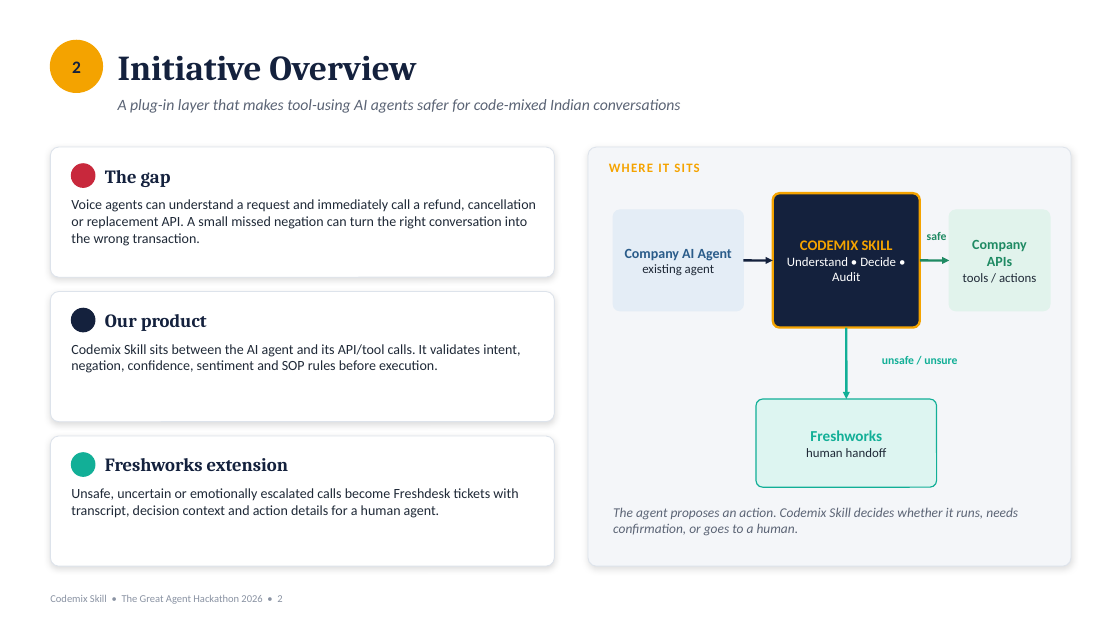
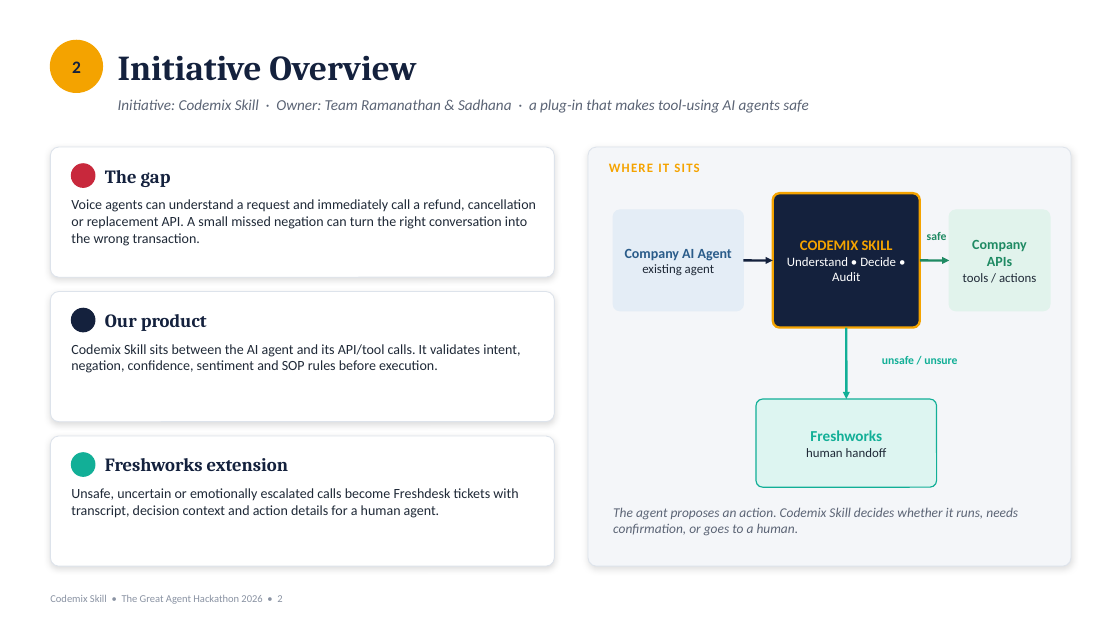
Before and after one commit to ramanathanmani/great-agent-hackathon-2026, a slide deck: slide 2 of docs/presentation/CodemixSkill-Judge-Ready.pptx. Drawn at 1120x630 pixels with LibreOffice and Linux fonts; fonts in the diff are those of the drawing. Boxes give left, top, right and bottom in pixels: in the first picture for what was removed or moved away, otherwise in the second. Text is boxed around its words. In the diff, an @@ line names an element or a change of style, - is before the commit and + after.

```diff
--- a/docs/presentation/CodemixSkill-Judge-Ready.pptx
+++ b/docs/presentation/CodemixSkill-Judge-Ready.pptx
@@ text at box(118, 99, 808, 113): text changed; size 13.5 to 13 pt @@
-A plug-in layer that makes tool-using AI agents safer for code-mixed Indian conversations
+Initiative: Codemix Skill · Owner: Team Ramanathan & Sadhana · a plug-in that makes tool-using AI agents safe
```
Also in this commit, not shown: 6 other slides changed, 2 other files.
